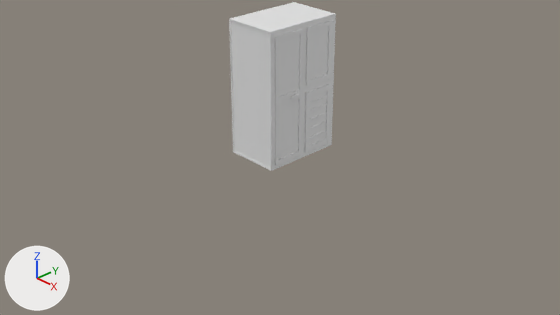
A saved change to the Blender file BlenderAssets/fridge.blend.
One viewpoint serves both versions: the file's camera 'Camera'. The axes (+X, +Y, +Z) are drawn at lower left. The lights are the same throughout.

Before the edit, the objects in view are built like this:
```python
me_cube_003 = bpy.data.meshes.new('Cube.003')
me_cube_003.from_pydata(...)  # 164 vertices, 130 faces; spans x -1.0..1.05, y -1.0..1.0, z -1.0..1.0
ob_sm_dfridge = bpy.data.objects.new('SM_DFridge', me_cube_003)
ob_sm_dfridge.location = (0.0, 0.066, 1.038)
ob_sm_dfridge.scale = (0.404, 0.6, 0.982)
```
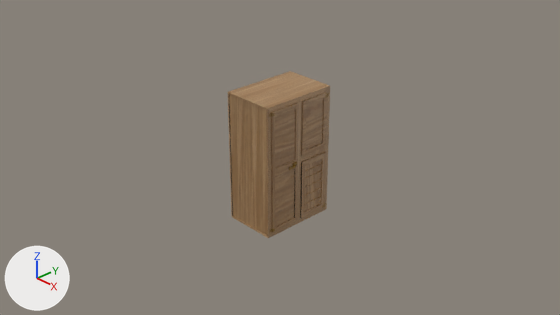
Where the change shows, as pixel boxes (x1, y1, x2, y2) in the pictures (560 x 315 px):
'SM_DFridge', reshaped, moved, rescaled
    before: (229, 2, 336, 171)
    after: (228, 71, 330, 238)
part 1 of me_cube_003, recoloured
    before: (230, 21, 307, 153)
    after: (228, 94, 302, 218)
part 2 of me_cube_003, recoloured (grey to brown)
    before: (229, 2, 336, 171)
    after: (228, 71, 330, 238)

Diff of the bpy script that builds the scene:
```diff
--- a/BlenderAssets/fridge.blend.py
+++ b/BlenderAssets/fridge.blend.py
@@ img_oak_veneer_01_diff_2k_jpg @@
+img_oak_veneer_01_diff_2k_jpg = load_image('oak_veneer_01_diff_2k.jpg', 'textures/oak_veneer_01_diff_2k.jpg', 2048, 2048, 'sRGB')
@@ img_fine_grained_wood_col_1k_jpg @@
+img_fine_grained_wood_col_1k_jpg = load_image('fine_grained_wood_col_1k.jpg', 'fine_grained_wood_col_1k.jpg', 1024, 1024, 'sRGB')
@@ mat_material_001 @@
+mat_material_001 = principled_material('Material.001')
+mat_material_001.texture = img_oak_veneer_01_diff_2k_jpg
@@ mat_material_003 @@
+mat_material_003 = principled_material('Material.003')
+mat_material_003.base_color = (0.225, 0.115, 0.00282)  # yellow #825f09
@@ mat_material @@
+mat_material = principled_material('Material')
+mat_material.texture = img_fine_grained_wood_col_1k_jpg
@@ me_cube_003 @@
 # used by ob_sm_dfridge; location = (0.0, 0.066, 1.038); scale = (0.404, 0.6, 0.982)
-me_cube_003.from_pydata(...)  # 164 vertices, 130 faces; spans x -1.0..1.05, y -1.0..1.0, z -1.0..1.0
+me_cube_003.from_pydata(...)  # 306 vertices, 262 faces, 1 loose edge; spans x -1.0..1.17, y -1.0..1.0, z -1.0..1.0
+# me_cube_003 part 1: 55 faces spanning x -0.96..1.05, y -1.0..1.0, z -0.98..0.98 switch from no material to mat_material (picture img_fine_grained_wood_col_1k_jpg)
+# me_cube_003 part 2: 75 faces spanning x -1.0..1.05, y -1.0..1.0, z -1.0..1.0 switch from no material to mat_material_001 (picture img_oak_veneer_01_diff_2k_jpg)
+me_cube_003.materials.append(mat_material_003)  # yellow #825f09
@@ ob_sm_dfridge @@
 ob_sm_dfridge = bpy.data.objects.new('SM_DFridge', me_cube_003)
-ob_sm_dfridge.location = (0.0, 0.066, 1.038)
-ob_sm_dfridge.scale = (0.404, 0.6, 0.982)
+ob_sm_dfridge.location = (0.0, 0.0, 0.0)
+ob_sm_dfridge.scale = (0.404, 0.6, 1.0)
```
